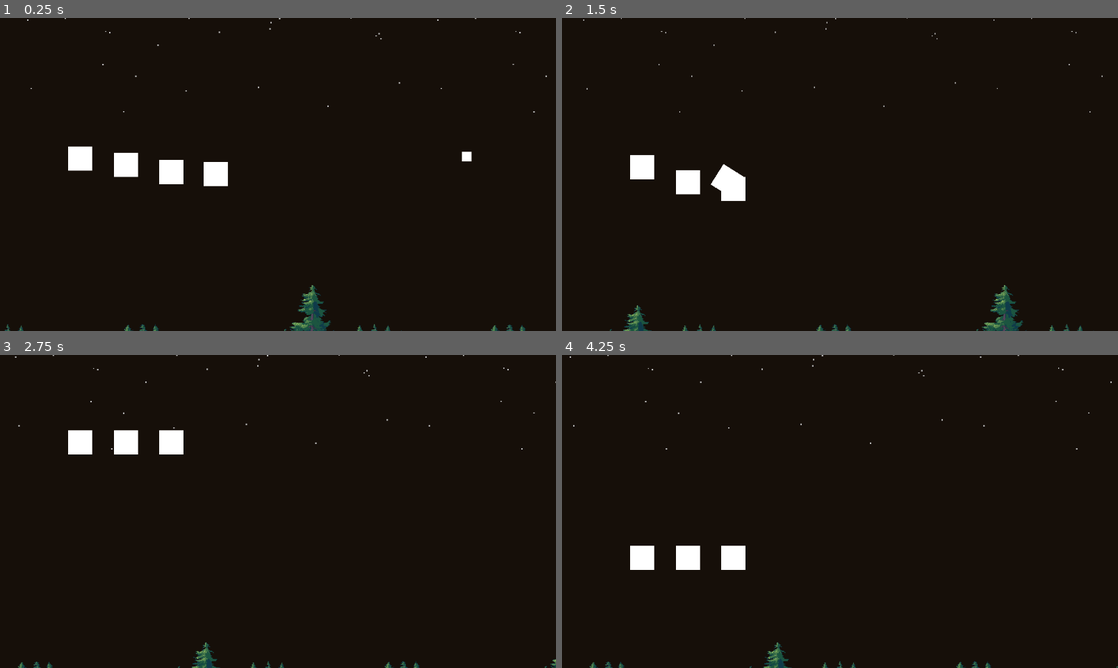
Above: before the commit, frames 1-4 (two rows, left to right).
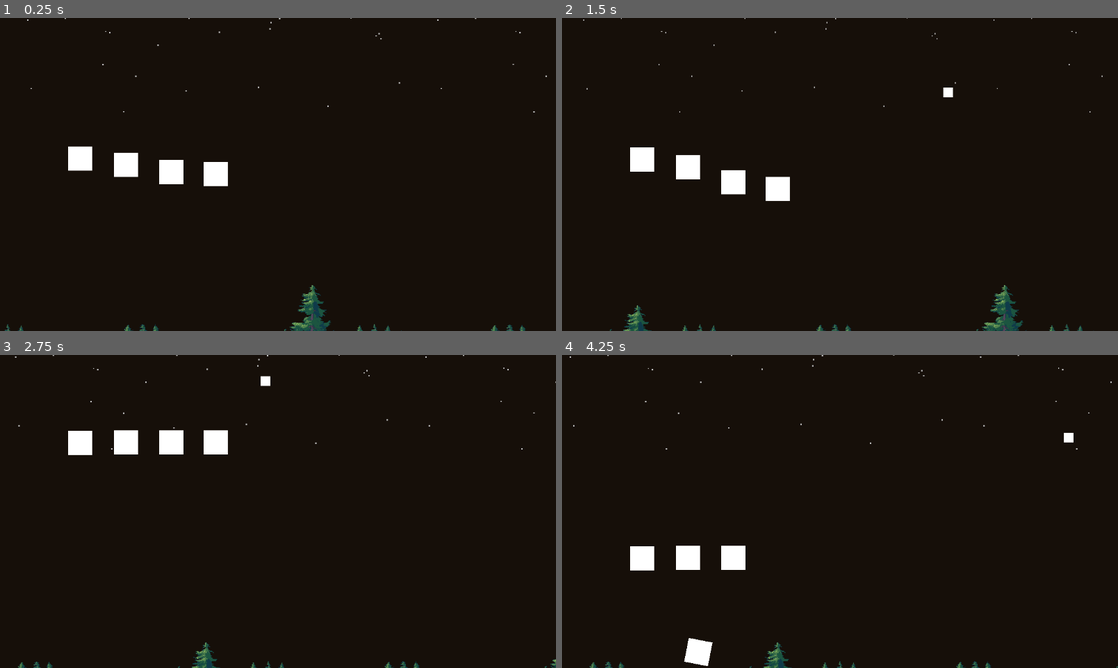
Above: after the commit, the same moments.

Repository: lohchness/santa-claus
Game: Godot game, scene res://level/level.tscn
The game is run twice, just before and just after one commit, with the same random seed, the same clock (stepped at 60 frames per second) and the same inputs.
Inputs (mouse positions are in pixels of both pictures, inside the frame that each line leads up to):
- Up to frame 1 (0.25 s): no input
- Up to frame 2 (1.5 s): move the mouse to (962, 158) at 0.52 s; move the mouse to (728, 190) at 1.27 s
- Up to frame 3 (2.75 s): move the mouse to (333, 442) at 2.02 s
- Up to frame 4 (4.25 s): move the mouse to (812, 574) at 2.77 s; move the mouse to (1006, 558) at 3.52 s

The runs differ from the first frame. In frame 1, less than 0.1% of the frame differs, in the area x 83-85%, y 42-46%; in frame 2, 1.3%, in the area x 12-71%, y 22-59%; in frame 3, 0.4%; in frame 4, 0.4%.

Commit message:
feat: add missile spawning to level

Diff:
--- /dev/null
+++ b/level/level.gd
@@ -0,0 +1,12 @@
+extends Node2D
+
+@onready var missile: PackedScene = preload("res://obstacles/rocket/horizontal_rocket.tscn")
+
+func _physics_process(delta: float) -> void:
+	pass
+
+
+func _on_missile_timer_timeout() -> void:
+	var m = missile.instantiate()
+	add_child(m)
+	m.global_position = Vector2(1300, randi_range(50, 600))
--- a/level/level.tscn
+++ b/level/level.tscn
@@ -1,10 +1,13 @@
 [gd_scene load_steps=4 format=3 uid="uid://dck6i7106325u"]
 
 [ext_resource type="PackedScene" uid="uid://ctktq0kdmj57" path="res://parallax/background_parallax.tscn" id="1_7lnir"]
+[ext_resource type="Script" uid="uid://bblliqk176m6y" path="res://level/level.gd" id="1_qohg2"]
 [ext_resource type="PackedScene" uid="uid://dmmylxhcg2pbi" path="res://characters/santa.tscn" id="2_5gx2l"]
-[ext_resource type="PackedScene" uid="uid://phg7pxxdovx4" path="res://obstacles/rocket/horizontal_rocket.tscn" id="3_qohg2"]
 
 [node name="Level" type="Node2D"]
+script = ExtResource("1_qohg2")
+metadata/_edit_vertical_guides_ = [1398.0]
+metadata/_edit_horizontal_guides_ = [646.0]
 
 [node name="BackgroundParallax" parent="." instance=ExtResource("1_7lnir")]
 
@@ -12,5 +15,7 @@
 position = Vector2(66, 118)
 scale = Vector2(0.5, 0.5)
 
-[node name="HorizontalRocket" parent="." instance=ExtResource("3_qohg2")]
-position = Vector2(1092, 287)
+[node name="MissileTimer" type="Timer" parent="."]
+autostart = true
+
+[connection signal="timeout" from="MissileTimer" to="." method="_on_missile_timer_timeout"]
--- a/obstacles/rocket/horizontal_rocket.gd
+++ b/obstacles/rocket/horizontal_rocket.gd
@@ -1,6 +1,6 @@
 extends Area2D
 
-const SPEED = 500
+const SPEED = 1000
 
 func _physics_process(delta: float) -> void:
 	position += Vector2(-SPEED, 0) * delta
Not shown, added: level/level.gd.uid
